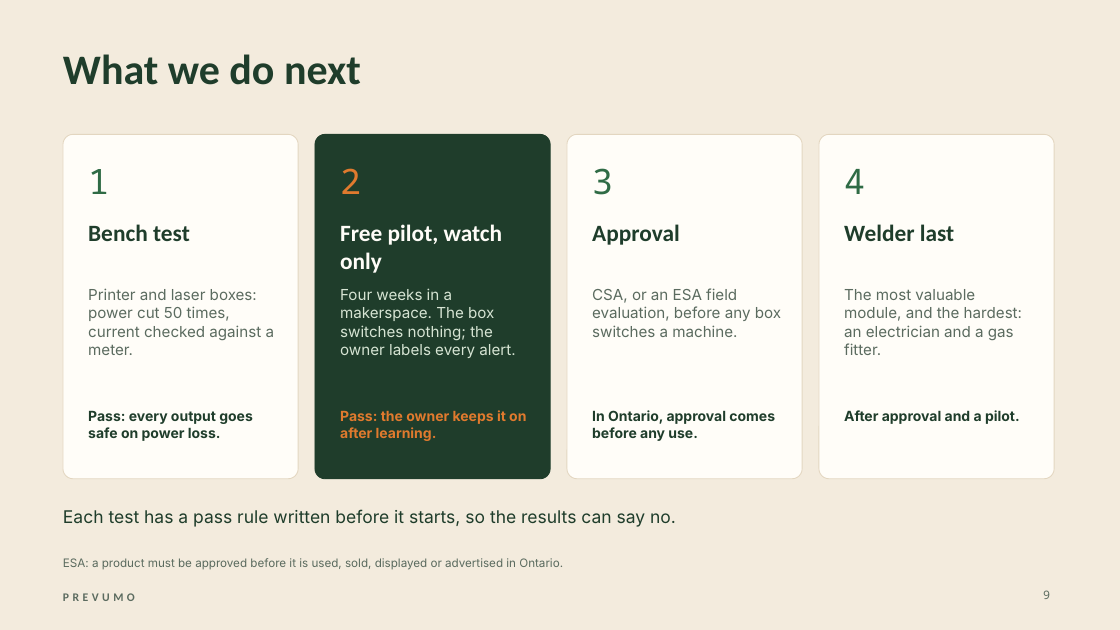
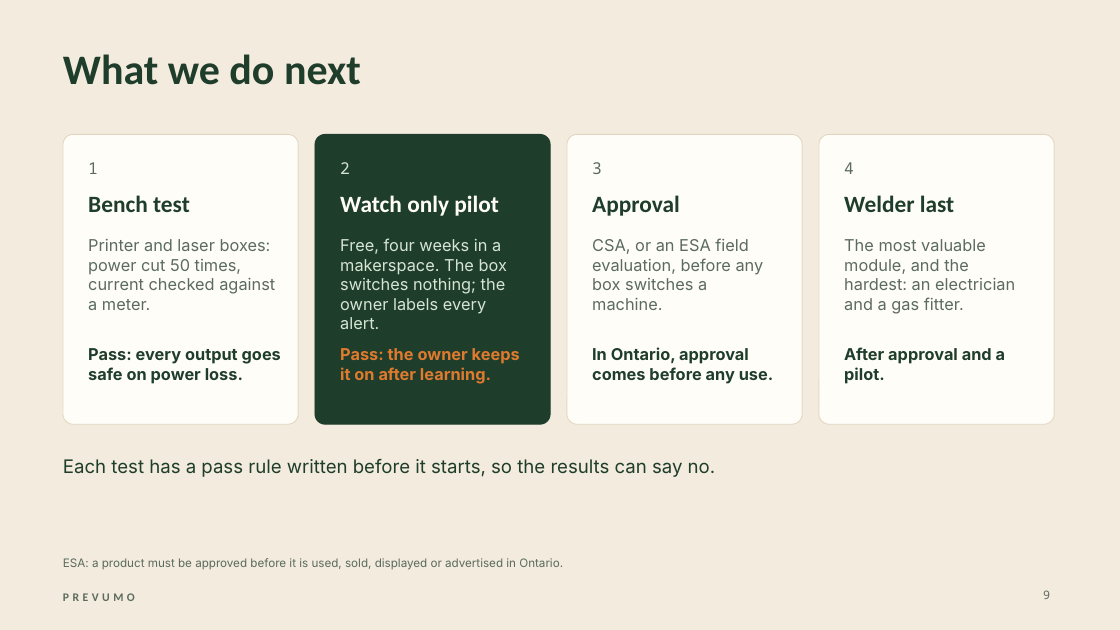
Before and after one commit to WAHB22/wahbs-world, a slide deck: slide 9 of prevumo/deliverables/final/PREVUMO-final.pptx. Drawn at 1120x630 pixels with LibreOffice and Linux fonts; fonts in the diff are those of the drawing; background and template pictures are left out. Boxes give left, top, right and bottom in pixels: in the first picture for what was removed or moved away, otherwise in the second. Text is boxed around its words. In the diff, an @@ line names an element or a change of style, - is before the commit and + after.

```diff
--- a/prevumo/deliverables/final/PREVUMO-final.pptx
+++ b/prevumo/deliverables/final/PREVUMO-final.pptx
@@ rounded rectangle resized from (x1=63, y1=134, x2=298, y2=479) to (x1=63, y1=134, x2=298, y2=424) @@
@@ rounded rectangle resized from (x1=315, y1=134, x2=550, y2=479) to (x1=315, y1=134, x2=550, y2=424) @@
@@ rounded rectangle resized from (x1=567, y1=134, x2=802, y2=479) to (x1=567, y1=134, x2=802, y2=424) @@
@@ rounded rectangle resized from (x1=819, y1=134, x2=1054, y2=479) to (x1=819, y1=134, x2=1054, y2=424) @@
@@ text "2" at (x1=340, y1=162, x2=350, y2=174): size 30 to 14 pt, text colour #E07A2E to #D6E4D3 @@
@@ size 30 to 14 pt, text colour #2F6B45 to #5B6B5F in 3 elements at (x1=88, y1=162, x2=98, y2=174), (x1=592, y1=162, x2=602, y2=174), (x1=844, y1=162, x2=854, y2=174) @@
@@ text "Bench test" moved from (x1=88, y1=224, x2=190, y2=241) to (x1=88, y1=195, x2=190, y2=212) @@
@@ text at (x1=340, y1=195, x2=499, y2=216): text changed @@
-Free pilot, watch only
+Watch only pilot
@@ text "Approval" moved from (x1=592, y1=224, x2=680, y2=245) to (x1=592, y1=195, x2=680, y2=216) @@
@@ text "Welder last" moved from (x1=844, y1=224, x2=954, y2=241) to (x1=844, y1=195, x2=954, y2=212) @@
@@ text "Printer and laser boxes: power ..." moved from (x1=88, y1=288, x2=275, y2=355) to (x1=88, y1=239, x2=275, y2=310) @@
@@ text at (x1=340, y1=238, x2=507, y2=329): text changed; size 13 to 14 pt @@
-Four weeks in a makerspace. The box switches nothing; the owner labels every alert.
+Free, four weeks in a makerspace. The box switches nothing; the owner labels every alert.
@@ text "CSA, or an ESA field ..." moved from (x1=592, y1=288, x2=781, y2=337) to (x1=592, y1=238, x2=764, y2=310) @@
@@ size 13 to 14 pt in 3 elements at (x1=592, y1=238, x2=764, y2=310), (x1=88, y1=239, x2=275, y2=310), (x1=844, y1=239, x2=1015, y2=314) @@
@@ text "The most valuable module, and ..." moved from (x1=844, y1=289, x2=1022, y2=355) to (x1=844, y1=239, x2=1015, y2=314) @@
@@ text "Pass: every output goes safe ..." moved from (x1=88, y1=410, x2=253, y2=441) to (x1=88, y1=348, x2=281, y2=384) @@
@@ text "Pass: the owner keeps it ..." moved from (x1=340, y1=410, x2=526, y2=441) to (x1=340, y1=348, x2=520, y2=384) @@
@@ text "In Ontario, approval comes before ..." moved from (x1=592, y1=410, x2=775, y2=441) to (x1=592, y1=347, x2=774, y2=384) @@
@@ size 12 to 14 pt in 4 elements at (x1=88, y1=348, x2=281, y2=384), (x1=340, y1=348, x2=520, y2=384), (x1=592, y1=347, x2=774, y2=384), (x1=844, y1=347, x2=1005, y2=384) @@
@@ text "After approval and a pilot." moved from (x1=844, y1=410, x2=1020, y2=424) to (x1=844, y1=347, x2=1005, y2=384) @@
@@ text "Each test has a pass ..." moved from (x1=63, y1=509, x2=676, y2=527) to (x1=63, y1=459, x2=716, y2=477) @@
@@ text "Each test has a pass ..." at (x1=63, y1=459, x2=716, y2=477): size 15 to 16 pt @@
```
Also in this commit, not shown: 12 other slides changed, 12 other files.
